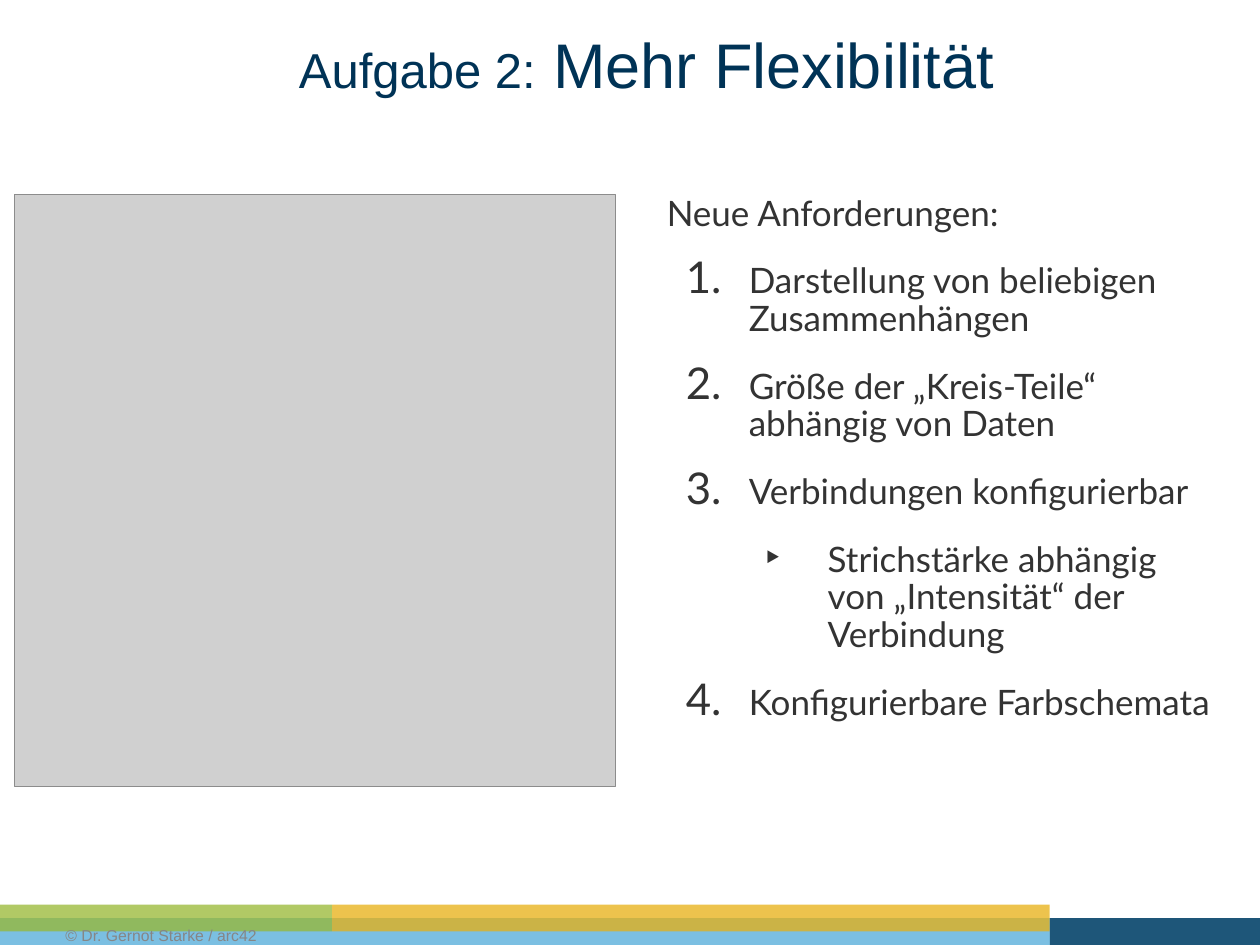
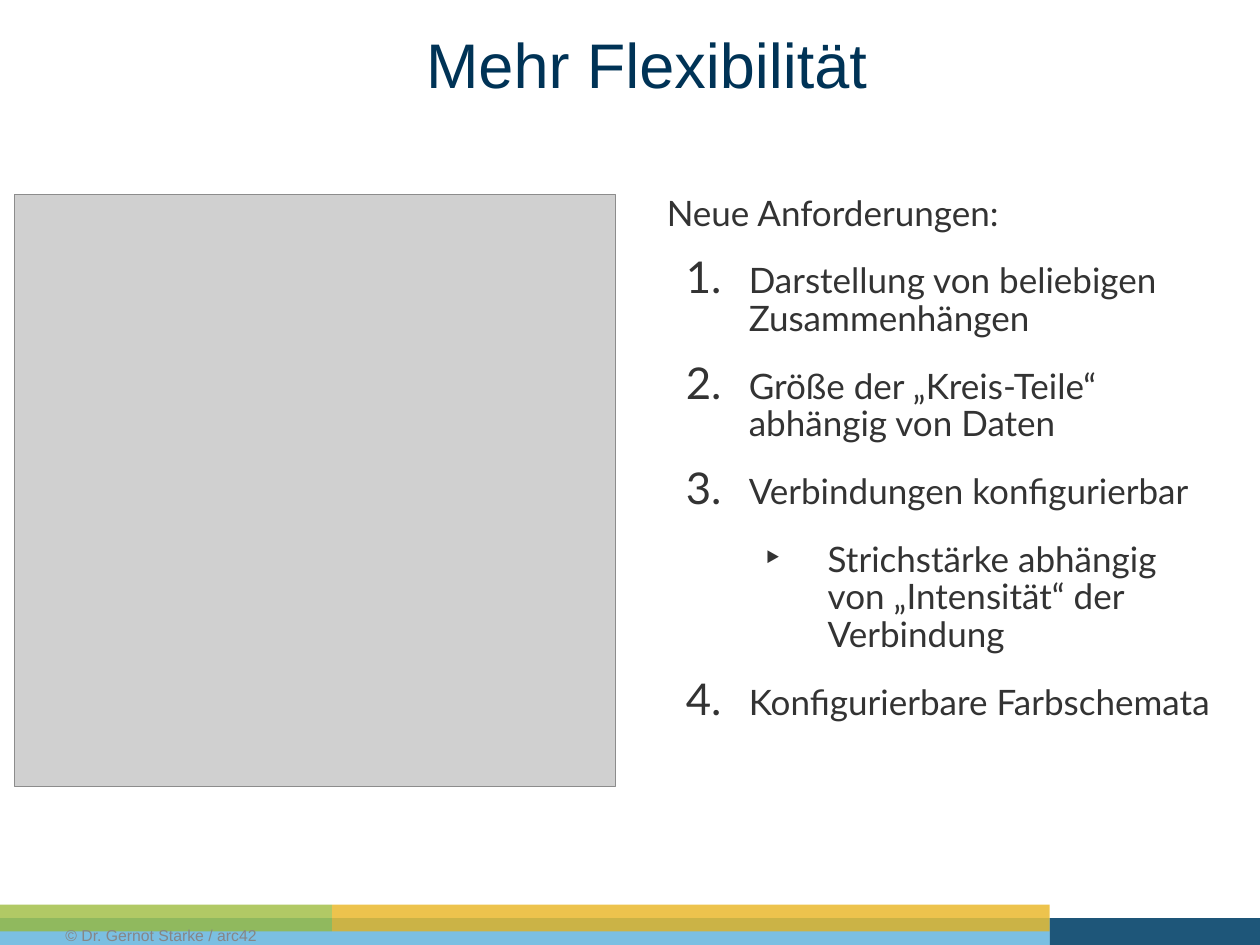
Before and after one commit to gernotstarke/cirQlizr, a slide deck: slide 6 of doc/Design-Challenge.pptx. Drawn at 1260x945 pixels with LibreOffice and Linux fonts; fonts in the diff are those of the drawing; grey boxes stand for pictures. Boxes give left, top, right and bottom in pixels: in the first picture for what was removed or moved away, otherwise in the second. Text is boxed around its words. In the diff, an @@ line names an element or a change of style, - is before the commit and + after.

Commit message:
update pptx

```diff
--- a/doc/Design-Challenge.pptx
+++ b/doc/Design-Challenge.pptx
@@ title at (x1=426, y1=42, x2=867, y2=89): text changed @@
-Aufgabe 2: Mehr Flexibilität
+Mehr Flexibilität
```
